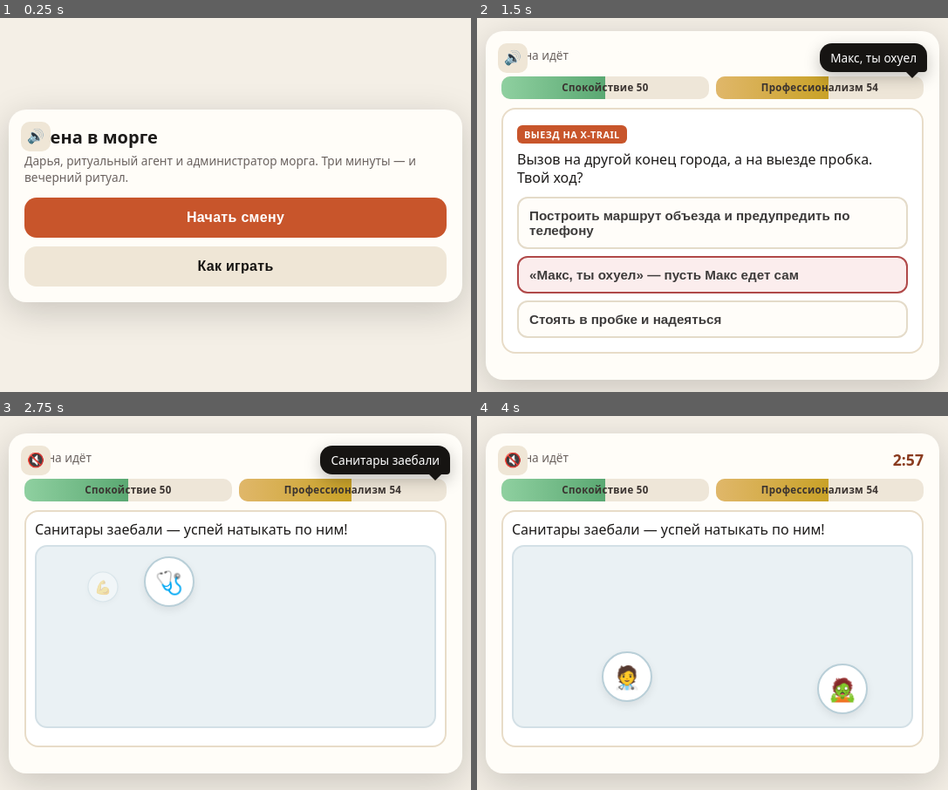
Above: before the commit, frames 1-4 (two rows, left to right).
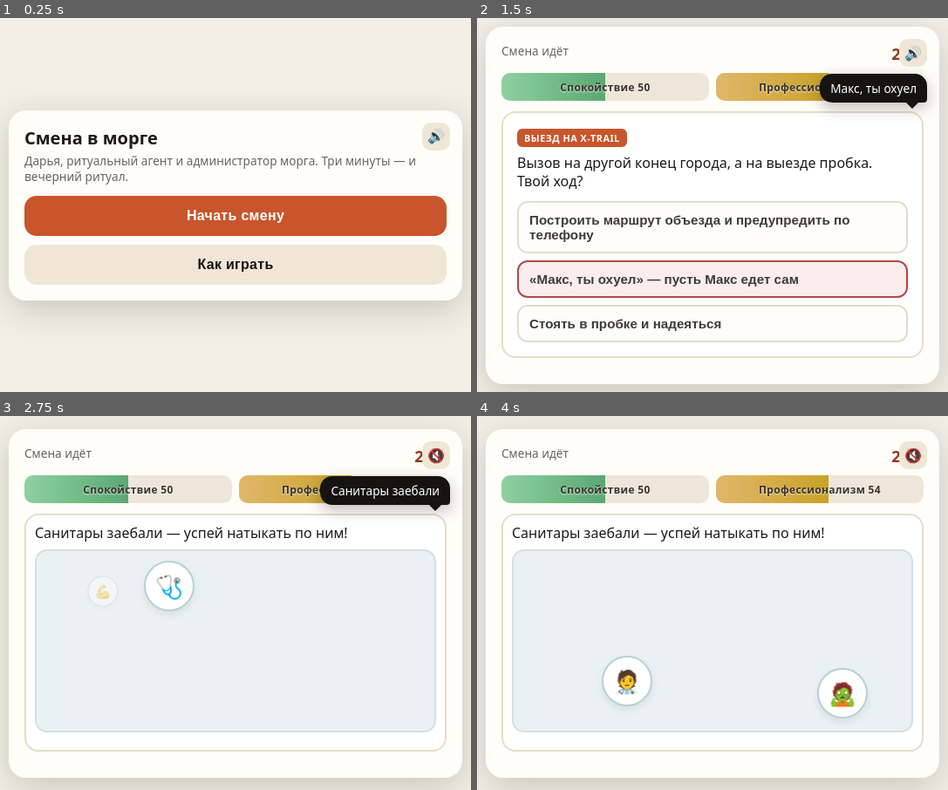
Above: after the commit, the same moments.

Repository: dariaswan/Games
Game: browser game, page Game.html
Two runs of this game, one before a commit and one after it. Both use one fixed random seed, a clock stepped at 60 frames per second and the inputs below.
Inputs (mouse positions are in pixels of both pictures, inside the frame that each line leads up to; where the layout moved, square brackets give the same spot in the first picture):
- Up to frame 1 (0.25 s): no input
- Up to frame 2 (1.5 s): click "Начать смену" at 0.27 s; click "«Макс, ты охуел» — пусть Макс…" at 1.27 s
- Up to frame 3 (2.75 s): click (273, 692) [273, 689] at 1.87 s; click "🔊" at 2.02 s; click (117, 621) [117, 617] at 2.47 s
- Up to frame 4 (4 s): click (580, 591) [580, 588] at 3.07 s; click (660, 617) [660, 614] at 3.67 s

The runs differ from the first frame. In frame 1, 4.0% of the frame differs, in the area x 2-98%, y 24-76%; in frame 2, 20%, in the area x 1-99%, y 2-98%; in frame 3, 13%; in frame 4, 9.8%.

Commit message:
Update Game.html

Diff:
--- a/Game.html
+++ b/Game.html
@@ -6,11 +6,11 @@
 <title>Смена в морге — Дарья</title>
 <style>
   :root{
-    --bg:#f4efe6;          /* светлые тона помещений */
+    --bg:#f4efe6;
     --panel:#fffdf8;
     --ink:#1c1a19;
     --muted:#6b6360;
-    --accent:#c8552b;      /* рыжий */
+    --accent:#c8552b;
     --accent2:#8a3b1f;
     --black:#161412;
     --gold:#c9a227;
@@ -31,25 +31,33 @@
     border-radius:20px;box-shadow:0 10px 40px rgba(0,0,0,.18);
     padding:18px;position:relative;overflow:hidden;
   }
-  h1{font-size:1.25rem;margin:0 0 4px}
+
+  /* Кнопка звука */
+  .mute{
+    position:absolute;right:14px;top:14px;border:0;background:#efe6d6;border-radius:10px;
+    width:32px;height:32px;font-size:16px;cursor:pointer;z-index:21;display:flex;
+    align-items:center;justify-content:center;padding:0;
+  }
+
+  h1{font-size:1.25rem;margin:0 0 4px;padding-right:40px;}
   h2{font-size:1.05rem;margin:0 0 10px}
-  .sub{color:var(--muted);font-size:.85rem;margin:0 0 14px}
+  .sub{color:var(--muted);font-size:.85rem;margin:0 0 14px;line-height: 1.3;}
   .hidden{display:none!important}
 
-  /* ---- HUD ---- */
-  .hud{display:flex;gap:8px;margin-bottom:10px}
-  .meter{flex:1;background:#eee6d8;border-radius:10px;overflow:hidden;position:relative;height:26px}
+  /* HUD (Шкалы) */
+  .hud{display:flex;gap:8px;margin-bottom:12px}
+  .meter{flex:1;background:#eee6d8;border-radius:10px;overflow:hidden;position:relative;height:32px}
   .meter span{position:absolute;inset:0;display:flex;align-items:center;justify-content:center;
-    font-size:.72rem;font-weight:700;color:#3a3330;z-index:2;letter-spacing:.3px}
+    font-size:.75rem;font-weight:800;color:#3a3330;z-index:2;letter-spacing:.3px;text-shadow: 0 1px 2px rgba(255,255,255,0.8);}
   .meter i{position:absolute;left:0;top:0;bottom:0;width:50%;transition:width .25s ease}
   .meter.calm i{background:linear-gradient(90deg,#8fd0a0,#5aa872)}
   .meter.pro i{background:linear-gradient(90deg,#e0b76a,#c9a227)}
-  .timer{font-variant-numeric:tabular-nums;font-weight:800;font-size:1.1rem;color:var(--accent2);
-    min-width:54px;text-align:right}
-
-  /* ---- Speech bubble ---- */
+  .timer{font-variant-numeric:tabular-nums;font-weight:800;font-size:1.15rem;color:var(--accent2);
+    min-width:54px;text-align:right;display: flex; align-items: center; justify-content: flex-end;}
+
+  /* Speech bubble */
   .bubble{
-    position:absolute;right:14px;top:14px;max-width:78%;
+    position:absolute;right:14px;top:54px;max-width:78%;
     background:var(--black);color:#fff;padding:8px 12px;border-radius:14px 14px 4px 14px;
     font-size:.85rem;line-height:1.25;opacity:0;transform:translateY(-6px);
     transition:opacity .2s,transform .2s;z-index:20;pointer-events:none;
@@ -59,7 +67,7 @@
   .bubble::after{content:"";position:absolute;right:10px;bottom:-7px;
     border:7px solid transparent;border-top-color:var(--black);border-bottom:0}
 
-  /* ---- Task card ---- */
+  /* Task card */
   .card{
     background:#fff;border:2px solid #e8dcc8;border-radius:16px;padding:16px;margin-bottom:12px;
     animation:pop .18s ease;
@@ -78,7 +86,7 @@
   .choice.bad{border-color:var(--bad);background:#fbeaea}
   .choice:disabled{opacity:.85;cursor:default}
 
-  /* ---- Mini-game: orderlies (tap targets) ---- */
+  /* Arena */
   .arena{position:relative;height:210px;background:#eaf1f4;border-radius:14px;overflow:hidden;
     border:2px solid #d3e0e6;margin-bottom:10px}
   .target{
@@ -90,6 +98,7 @@
   }
   @keyframes spawn{from{transform:scale(.4);opacity:0}to{transform:scale(1);opacity:1}}
 
+  /* Buttons */
   .btn{
     display:block;width:100%;border:0;border-radius:14px;padding:14px;
     font-size:1rem;font-weight:800;cursor:pointer;background:var(--accent);color:#fff;
@@ -101,7 +110,7 @@
   .row{display:flex;gap:8px}
   .row .btn{margin:0}
 
-  /* ---- Evening ---- */
+  /* Evening */
   .evening{
     background:linear-gradient(160deg,#241118,#3a1520 60%,#5b1f2e);color:#f6e9d8;
     border-radius:16px;padding:16px;
@@ -111,14 +120,13 @@
   .evening .choice.ok{background:#24422c;border-color:#4d8f5f}
   .evening .choice.bad{background:#4a1d24;border-color:#a33f4a}
 
+  /* Final */
   .scoreline{display:flex;justify-content:space-between;font-size:.85rem;color:var(--muted);margin-bottom:10px}
   .final{text-align:center;padding:10px 0}
   .final .big{font-size:2rem;font-weight:900;color:var(--accent2);margin:6px 0}
   .errlog{font-size:.8rem;color:var(--muted);max-height:110px;overflow:auto;text-align:left;
     background:#faf3e6;border-radius:10px;padding:8px;margin-top:10px}
   .errlog div{padding:2px 0}
-  .mute{position:absolute;left:14px;top:14px;border:0;background:#efe6d6;border-radius:10px;
-    width:34px;height:34px;font-size:16px;cursor:pointer;z-index:21}
 </style>
 </head>
 <body>
@@ -126,7 +134,7 @@
   <button class="mute" id="muteBtn" title="Звук">🔊</button>
   <div class="bubble" id="bubble"></div>
 
-  <!-- ===== START ===== -->
+  <!-- START -->
   <section id="startScreen">
     <h1>Смена в морге</h1>
     <p class="sub">Дарья, ритуальный агент и администратор морга. Три минуты — и вечерний ритуал.</p>
@@ -140,7 +148,7 @@
     </div>
   </section>
 
-  <!-- ===== SHIFT ===== -->
+  <!-- SHIFT -->
   <section id="shiftScreen" class="hidden">
     <div class="scoreline">
       <span>Смена идёт</span>
@@ -151,7 +159,6 @@
       <div class="meter pro"><i id="proBar"></i><span id="proLbl">Профессионализм</span></div>
     </div>
 
-    <!-- generic task card -->
     <div id="taskWrap">
       <div class="card" id="taskCard">
         <span class="tag" id="taskTag">Задача</span>
@@ -160,7 +167,6 @@
       </div>
     </div>
 
-    <!-- orderlies minigame -->
     <div id="orderlyWrap" class="hidden">
       <div class="card" style="padding:10px">
         <p class="q" style="margin-bottom:8px">Санитары заебали — успей натыкать по ним!</p>
@@ -169,7 +175,7 @@
     </div>
   </section>
 
-  <!-- ===== EVENING ===== -->
+  <!-- EVENING -->
   <section id="eveningScreen" class="hidden">
     <div class="evening">
       <h2>Вечерний ритуал 🍷</h2>
@@ -180,7 +186,7 @@
     </div>
   </section>
 
-  <!-- ===== FINAL ===== -->
+  <!-- FINAL -->
   <section id="finalScreen" class="hidden">
     <div class="final">
       <h1 id="finalTitle">Смена окончена</h1>
@@ -194,29 +200,20 @@
 </div>
 
 <script>
-/* =====================================================================
-   ДАРЬЯ — СМЕНА В МОРГЕ + ВЕЧЕРНИЙ РИТУАЛ
-   Один файл. Всё состояние в памяти + localStorage (лучший счёт).
-   ===================================================================== */
-
-/* ---------- утилиты ---------- */
 const $ = id => document.getElementById(id);
 const rnd = (a,b) => Math.floor(Math.random()*(b-a+1))+a;
 const pick = arr => arr[Math.floor(Math.random()*arr.length)];
 const clamp = (v,a,b) => Math.max(a,Math.min(b,v));
 
-/* ---------- звук (Web Audio, без файлов) ---------- */
 const Sound = (()=>{
   let ctx=null, muted=false;
   function ac(){ if(!ctx){ try{ ctx=new (window.AudioContext||window.webkitAudioContext)(); }catch(e){} } return ctx; }
   function beep(freq=440,dur=.08,type='sine',vol=.12){
     if(muted) return; const c=ac(); if(!c) return;
     const o=c.createOscillator(), g=c.createGain();
-    o.type=type; o.frequency.value=freq;
-    g.gain.value=vol;
+    o.type=type; o.frequency.value=freq; g.gain.value=vol;
     o.connect(g); g.connect(c.destination);
-    const t=c.currentTime;
-    g.gain.setValueAtTime(vol,t);
+    const t=c.currentTime; g.gain.setValueAtTime(vol,t);
     g.gain.exponentialRampToValueAtTime(.0001,t+dur);
     o.start(t); o.stop(t+dur+.02);
   }
@@ -230,7 +227,6 @@
   };
 })();
 
-/* ---------- фразы Дарьи (она говорит сама) ---------- */
 const DARYA_LINES = {
   orderlies: "Санитары заебали",
   kostya:    "Костя, блядь",
@@ -238,29 +234,18 @@
   max:       "Макс, ты охуел",
   rapai:     "Опять эта тупая Рапай"
 };
-/* контекстные триггеры */
-const LINE_TRIGGERS = {
-  orderlies: "Санитары заебали",     // мини-игра с санитарами
-  kostya:    "Костя, блядь",         // Костя путает документы
-  ded:       "Опять у деда яйца блестят", // задача про деда
-  max:       "Макс, ты охуел",       // Макс приносит не тот венок
-  rapai:     "Опять эта тупая Рапай" // появляется Рапай
-};
-
-/* ---------- состояние ---------- */
+
 const state = {
   screen:'start',
   calm:60, pro:60,
   score:0,
   timeLeft:180,
   timerId:null,
-  busy:false,          // блокировка во время мини-игры
+  busy:false,
   errors:[],
-  best: +(localStorage.getItem('darya_best')||0),
-  eveningDone:false
+  best: +(localStorage.getItem('darya_best')||0)
 };
 
-/* ---------- пузырь с репликой ---------- */
 let bubbleTimer=null;
 function say(text, ms=1600){
   const b=$('bubble');
@@ -270,7 +255,6 @@
   bubbleTimer=setTimeout(()=>b.classList.remove('show'), ms);
 }
 
-/* ---------- HUD ---------- */
 function renderHUD(){
   $('calmBar').style.width = state.calm+'%';
   $('proBar').style.width  = state.pro+'%';
@@ -287,18 +271,14 @@
   if(state.calm<=0 || state.pro<=0) endShift('Провал: шкалы на нуле.');
 }
 
-/* ---------- экраны ---------- */
 function show(id){
   ['startScreen','shiftScreen','eveningScreen','finalScreen'].forEach(s=>$(s).classList.add('hidden'));
   $(id).classList.remove('hidden');
 }
 
-/* =====================================================================
-   СМЕНА
-   ===================================================================== */
 function startShift(){
   state.calm=60; state.pro=60; state.score=0; state.timeLeft=180;
-  state.errors=[]; state.busy=false; state.eveningDone=false;
+  state.errors=[]; state.busy=false;
   renderHUD(); show('shiftScreen');
   clearInterval(state.timerId);
   state.timerId = setInterval(()=>{
@@ -309,11 +289,9 @@
   nextTask();
 }
 
-/* -------- генератор задач -------- */
 function nextTask(){
   if(state.screen!=='shift') return;
   if(state.busy) return;
-  // раз в ~6 задач — мини-игра с санитарами
   if(Math.random()<0.18){ runOrderlyMinigame(); return; }
 
   const kind = pick(['docs','relatives','call','ded','kostya','rapai','max']);
@@ -321,7 +299,7 @@
 }
 
 function renderTask(kind){
-  const wrap=$('taskWrap'), card=$('taskCard');
+  const wrap=$('taskWrap');
   wrap.classList.remove('hidden'); $('orderlyWrap').classList.add('hidden');
   const tag=$('taskTag'), q=$('taskQ'), ch=$('taskChoices');
   ch.innerHTML='';
@@ -417,7 +395,6 @@
     btn.onclick=()=>{
       Sound.click();
       if(o.line) say(DARYA_LINES[o.line]||'...');
-      // блокируем все кнопки
       [...ch.children].forEach(b=>b.disabled=true);
       if(o.ok){
         btn.classList.add('ok'); Sound.ok();
@@ -436,7 +413,6 @@
   });
 }
 
-/* -------- мини-игра: санитары -------- */
 function runOrderlyMinigame(){
   state.busy=true;
   $('taskWrap').classList.add('hidden');
@@ -445,7 +421,7 @@
 
   const arena=$('arena');
   arena.innerHTML='';
-  let hits=0, misses=0, alive=0;
+  let hits=0, misses=0;
   const DURATION=3500, start=performance.now();
 
   function spawn(){
@@ -462,7 +438,7 @@
       el.style.transform='scale(.6)'; el.style.opacity='0';
       setTimeout(()=>el.remove(),120);
     };
-    arena.appendChild(el); alive++;
+    arena.appendChild(el);
     setTimeout(()=>{ if(!el.dataset.hit){ misses++; } el.remove(); }, rnd(500,900));
     setTimeout(spawn, rnd(220,420));
   }
@@ -473,15 +449,12 @@
     state.busy=false;
     $('orderlyWrap').classList.add('hidden');
     $('taskWrap').classList.remove('hidden');
-    // результат
-    const good = hits>=4;
-    if(good){ state.score+=8; changeMeters(+6,+4); Sound.ok(); }
+    if(hits>=4){ state.score+=8; changeMeters(+6,+4); Sound.ok(); }
     else { changeMeters(-6,-6); Sound.bad(); state.errors.push('Мини-игра: санитары'); }
     if(state.screen==='shift' && state.timeLeft>0) setTimeout(nextTask,500);
   }, DURATION+300);
 }
 
-/* -------- конец смены -------- */
 function endShift(reason){
   if(state.screen!=='shift') return;
   clearInterval(state.timerId);
@@ -491,9 +464,6 @@
   startEvening(reason);
 }
 
-/* =====================================================================
-   ВЕЧЕР
-   ===================================================================== */
 const PSYCHICS = [
   {name:'Марат', real:false},
   {name:'Люба',  real:true},
@@ -559,9 +529,6 @@
   }
 }
 
-/* =====================================================================
-   ФИНАЛ
-   ===================================================================== */
 function toFinal(){
   show('finalScreen');
   state.screen='final';
@@ -579,9 +546,6 @@
   }
 }
 
-/* =====================================================================
-   ИНИЦИАЛИЗАЦИЯ
-   ===================================================================== */
 $('startBtn').onclick=()=>{ Sound.click(); state.screen='shift'; startShift(); };
 $('howBtn').onclick=()=>{ Sound.click(); $('howBox').classList.toggle('hidden'); };
 $('restartBtn').onclick=()=>{ Sound.click(); state.screen='start'; show('startScreen'); };
